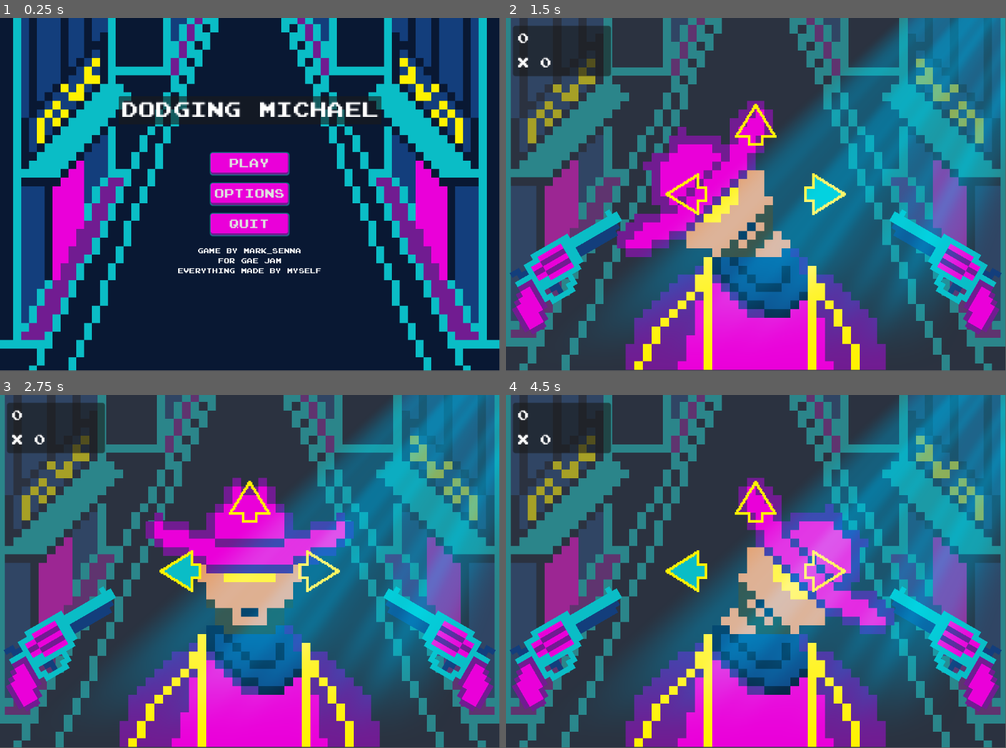
Above: before the commit, frames 1-4 (two rows, left to right).
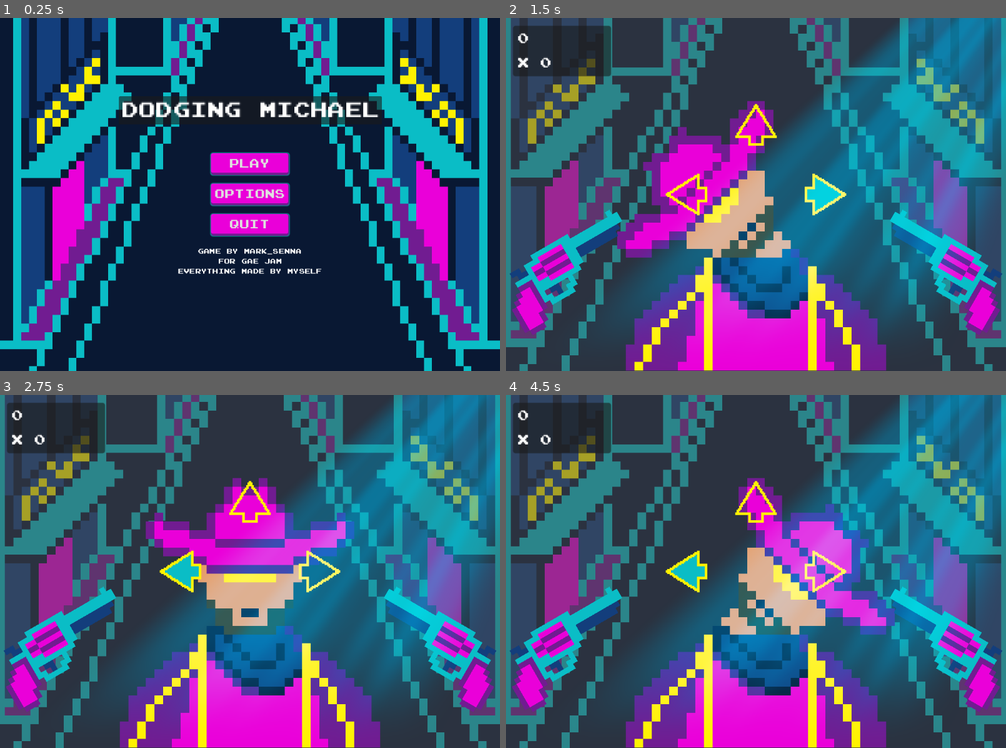
Above: after the commit, the same moments.

Repository: AlphaZero999/GAE-GameJam
Game: Godot game, scene res://scenes/main.tscn
Same seed, same stepped clock (60 frames per second), same inputs: the game is played once before the commit and once after it. Sound files missing from this copy of the repository are replaced by a short silence.
Inputs:
- Up to frame 1 (0.25 s): no input
- Up to frame 2 (1.5 s): click "Play" at 0.5 s; tap Enter at 1.25 s; hold D (dodge_right) from 1.28 s (still down)
- Up to frame 3 (2.75 s): tap Space at 2 s; release D (dodge_right) at 2.03 s; hold A (dodge_left) from 2.03 s (still down)
- Up to frame 4 (4.5 s): tap Enter at 2.75, 4.25 s; release A (dodge_left) at 2.78 s; hold D (dodge_right) 2.78-3.53 s; tap Space at 3.5 s; hold W (dodge_up) 3.53-4.28 s; hold A (dodge_left) from 4.28 s (still down)
In our replay, the window is 799x563 before the commit and 800x564 after it. These sizes can differ from the game's own. Grey fills any space a smaller window leaves; there, only what the larger window draws over its background counts as a difference.

The runs differ from the first frame. In frame 1, 5.3% of the frame differs, in the area x 0-100%, y 0-100%; in frame 2, 4.1%; in frame 3, 4.1%; in frame 4, 4.2%.

Commit message:
first export

Diff:
--- a/gae-gamejam/project.godot
+++ b/gae-gamejam/project.godot
@@ -22,6 +22,8 @@
 [display]
 
 window/size/viewport_height=812
+window/size/mode=4
+window/stretch/mode="viewport"
 
 [global_group]
 
--- a/gae-gamejam/scenes/game/game.tscn
+++ b/gae-gamejam/scenes/game/game.tscn
@@ -8,7 +8,6 @@
 [ext_resource type="PackedScene" uid="uid://ciunrdwh6ohpj" path="res://scenes/conductor/conductor.tscn" id="4_kelw5"]
 [ext_resource type="AudioStream" uid="uid://xcv1yl5ttrmu" path="res://assets/music-1.mp3" id="7_4j704"]
 [ext_resource type="Shader" uid="uid://pdx7gb7rbsqx" path="res://shader/god_ray.gdshader" id="7_bdhmt"]
-[ext_resource type="AudioStream" uid="uid://ctbmv7d2um657" path="res://assets/275151__bird_man__gun-shot.wav" id="9_2a8rs"]
 [ext_resource type="Texture2D" uid="uid://cu456uogftj8q" path="res://assets/bg.png" id="10_4j704"]
 [ext_resource type="Theme" uid="uid://xgqdkyh4d4iy" path="res://theme.tres" id="11_kp23o"]
 
@@ -117,10 +116,6 @@
 size_flags_horizontal = 4
 size_flags_vertical = 4
 
-[node name="AudioStreamPlayer" type="AudioStreamPlayer" parent="."]
-stream = ExtResource("9_2a8rs")
-volume_db = -21.99
-
 [node name="Bg" type="Sprite2D" parent="."]
 modulate = Color(1, 1, 1, 0.501961)
 z_index = -1
Not shown, removed: gae-gamejam/assets/275151__bird_man__gun-shot.wav.import
Not shown, removed: gae-gamejam/assets/GAE Jam 1-test.mp3.import
Not shown, removed: gae-gamejam/assets/noodles.mp3.import
Not shown, removed: gae-gamejam/assets/song.ogg.import
Not shown, changed: gae-gamejam/export_presets.cfg
Not shown: 1 places in gae-gamejam/scenes/game/game.tscn that only renumber resources
Not shown, added: Exports/export1.zip
Not shown, added: Exports/export2.zip
Not shown, added: Exports/index.zip
Not shown, removed: gae-gamejam/assets/275151__bird_man__gun-shot.wav
Not shown, removed: gae-gamejam/assets/GAE Jam 1-test.mp3
Not shown, changed: gae-gamejam/assets/noodles.mp3
(and 1 more such lines)
